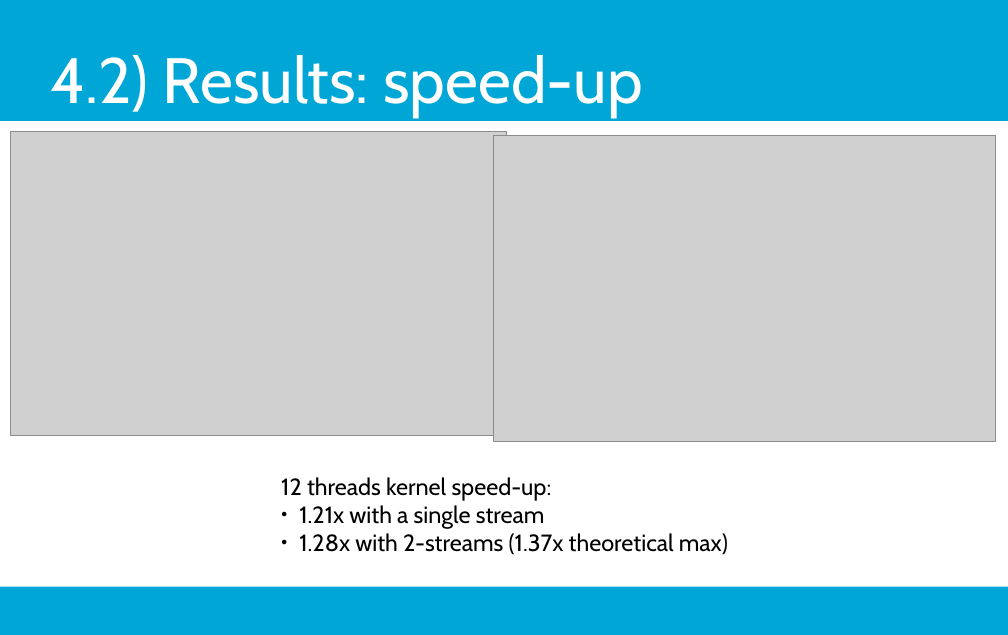
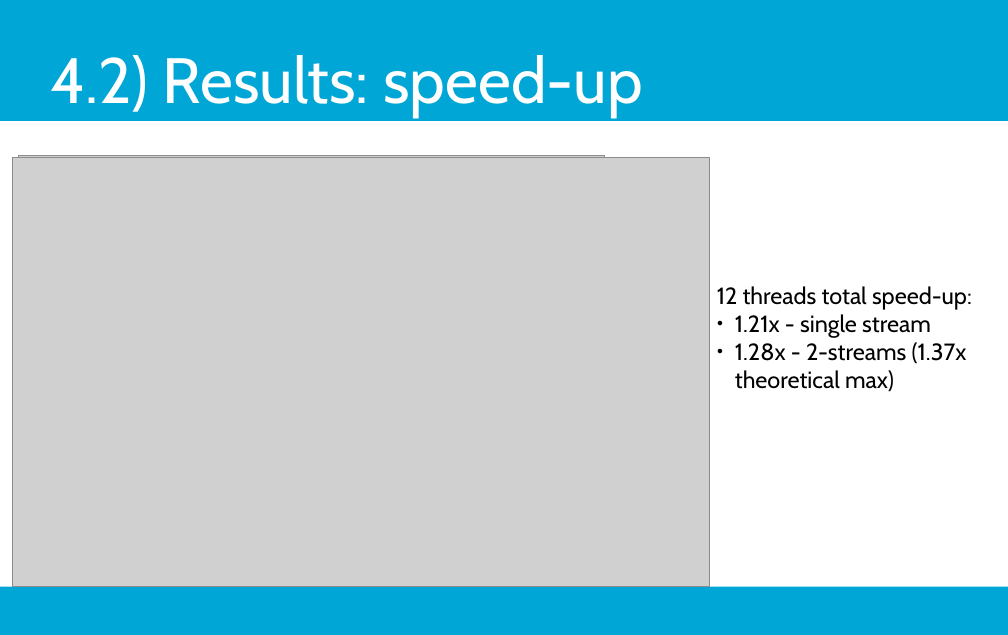
Before and after one commit to j-levy/master_thesis_overleaf, a slide deck: slide 23 of master_thesis_bwa-gasal2-master/vivid-tudelft.odp. Drawn at 1008x635 pixels with LibreOffice and Linux fonts; fonts in the diff are those of the drawing; grey boxes stand for pictures; background and template pictures are left out. Boxes give left, top, right and bottom in pixels: in the first picture for what was removed or moved away, otherwise in the second. Text is boxed around its words. In the diff, an @@ line names an element or a change of style, - is before the commit and + after.

```diff
--- a/master_thesis_bwa-gasal2-master/vivid-tudelft.odp
+++ b/master_thesis_bwa-gasal2-master/vivid-tudelft.odp
@@ picture: place and size @@
-picture at (494, 136, 996, 442)
+picture at (12, 157, 710, 587)
@@ picture: place and size @@
-picture at (11, 131, 507, 436)
+picture at (18, 155, 605, 586)
@@ text at (717, 286, 972, 392): text changed @@
-12 threads kernel speed-up:
-● 1.21x with a single stream
-● 1.28x with 2-streams (1.37x theoretical max)
+12 threads total speed-up:
+● 1.21x - single stream
+● 1.28x - 2-streams (1.37x theoretical max)
```
Also in this commit, not shown: 8 other slides changed, 1 slide added, 2 other files.
